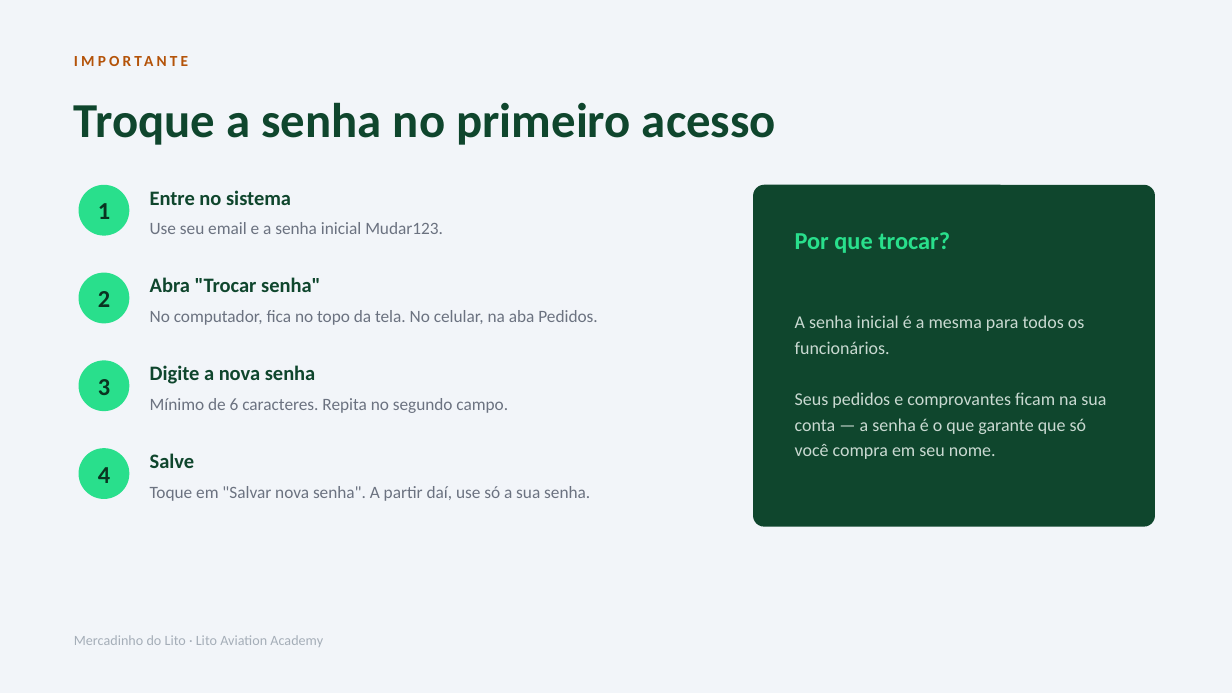
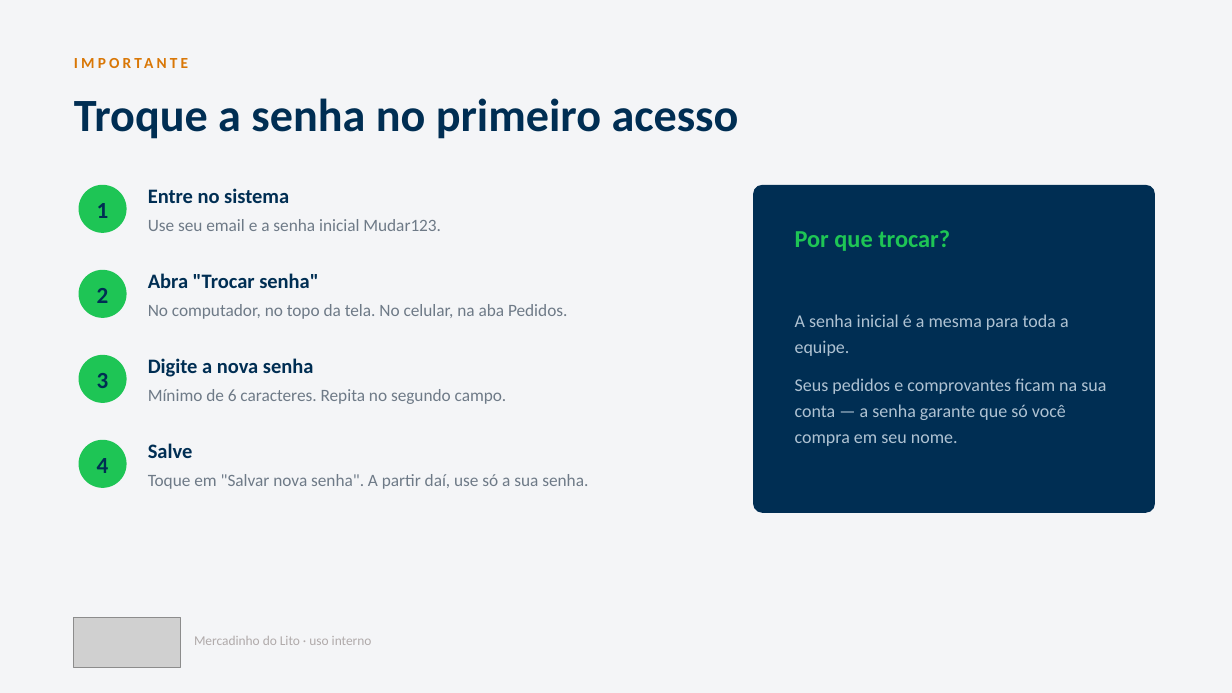
Before and after one commit to LitoGroup/mercadinho, a slide deck: slide 5 of docs/Mercadinho-do-Lito-como-usar.pptx. Drawn at 1232x693 pixels with LibreOffice and Linux fonts; fonts in the diff are those of the drawing; grey boxes stand for pictures. Boxes give left, top, right and bottom in pixels: in the first picture for what was removed or moved away, otherwise in the second. Text is boxed around its words. In the diff, an @@ line names an element or a change of style, - is before the commit and + after.

```diff
--- a/docs/Mercadinho-do-Lito-como-usar.pptx
+++ b/docs/Mercadinho-do-Lito-como-usar.pptx
@@ background #F2F5F9 to #F4F5F7 @@
@@ text "IMPORTANTE" at <box>74,48,536,76</box>: text colour #B45309 to #D97706 @@
@@ text "Troque a senha no primeiro ..." at <box>74,98,739,139</box>: size 38 to 36 pt, text colour #0F462D to #002E53 @@
@@ rounded rectangle: place and size @@
-rounded rectangle at <box>753,185,1155,527</box>
+rounded rectangle at <box>753,185,1155,513</box>
@@ rounded rectangle at <box>753,185,1155,513</box>: fill #0F462D to #002E53; proportions changed @@
@@ text "Por que trocar?" at <box>795,230,950,251</box>: text colour #29DF8C to #1EC555 @@
@@ ellipse: place and size @@
-ellipse at <box>79,273,129,323</box>
+ellipse at <box>79,270,127,318</box>
@@ text at <box>148,304,567,319</box>: text changed; text colour #6B7280 to #6E7A87 @@
-No computador, fica no topo da tela. No celular, na aba Pedidos.
+No computador, no topo da tela. No celular, na aba Pedidos.
@@ text at <box>795,314,1106,446</box>: text changed; text colour #C9D9D1 to #AFC2D2 @@
-A senha inicial é a mesma para todos os funcionários.
-Seus pedidos e comprovantes ficam na sua conta — a senha é o que garante que só você compra em seu nome.
+A senha inicial é a mesma para toda a equipe.
+Seus pedidos e comprovantes ficam na sua conta — a senha garante que só você compra em seu nome.
@@ ellipse: place and size @@
-ellipse at <box>79,360,129,411</box>
+ellipse at <box>79,355,127,403</box>
@@ text "Digite a nova senha": place and size @@
-text "Digite a nova senha" at <box>150,365,316,384</box>
+text "Digite a nova senha" at <box>148,358,314,377</box>
@@ text "Mínimo de 6 caracteres. Repita ...": place and size @@
-text "Mínimo de 6 caracteres. Repita ..." at <box>150,398,508,413</box>
+text "Mínimo de 6 caracteres. Repita ..." at <box>148,389,507,404</box>
@@ size 19 to 18 pt, text colour #0A3421 to #002E53 in 4 elements at <box>97,203,109,218</box>, <box>97,288,109,303</box>, <box>97,373,109,388</box>, <box>97,458,109,473</box> @@
@@ 2 texts, 1 ellipse: place and size @@
-2 texts, 1 ellipse at <box>79,448,590,501</box>
+2 texts, 1 ellipse at <box>79,440,588,489</box>
@@ fill #29DF8C to #1EC555 in 4 elements at <box>79,185,127,233</box>, <box>79,270,127,318</box>, <box>79,355,127,403</box>, <box>79,440,127,488</box> @@
@@ text colour #0F462D to #002E53 in 4 elements at <box>148,188,289,203</box>, <box>148,273,318,288</box>, <box>148,358,314,377</box>, <box>148,443,193,458</box> @@
@@ text "Salve": place and size @@
-text "Salve" at <box>150,453,195,468</box>
+text "Salve" at <box>148,443,193,458</box>
@@ text colour #6B7280 to #6E7A87 in 3 elements at <box>148,219,441,231</box>, <box>148,389,507,404</box>, <box>148,474,588,489</box> @@
@@ picture added at <box>74,617,180,667</box> @@
@@ text at <box>194,636,372,645</box>: text changed; size 11 to 10.5 pt; text colour #A5AEB8 to #B0AAAA @@
-Mercadinho do Lito · Lito Aviation Academy
+Mercadinho do Lito · uso interno
```
Also in this commit, not shown: 8 other slides changed.
